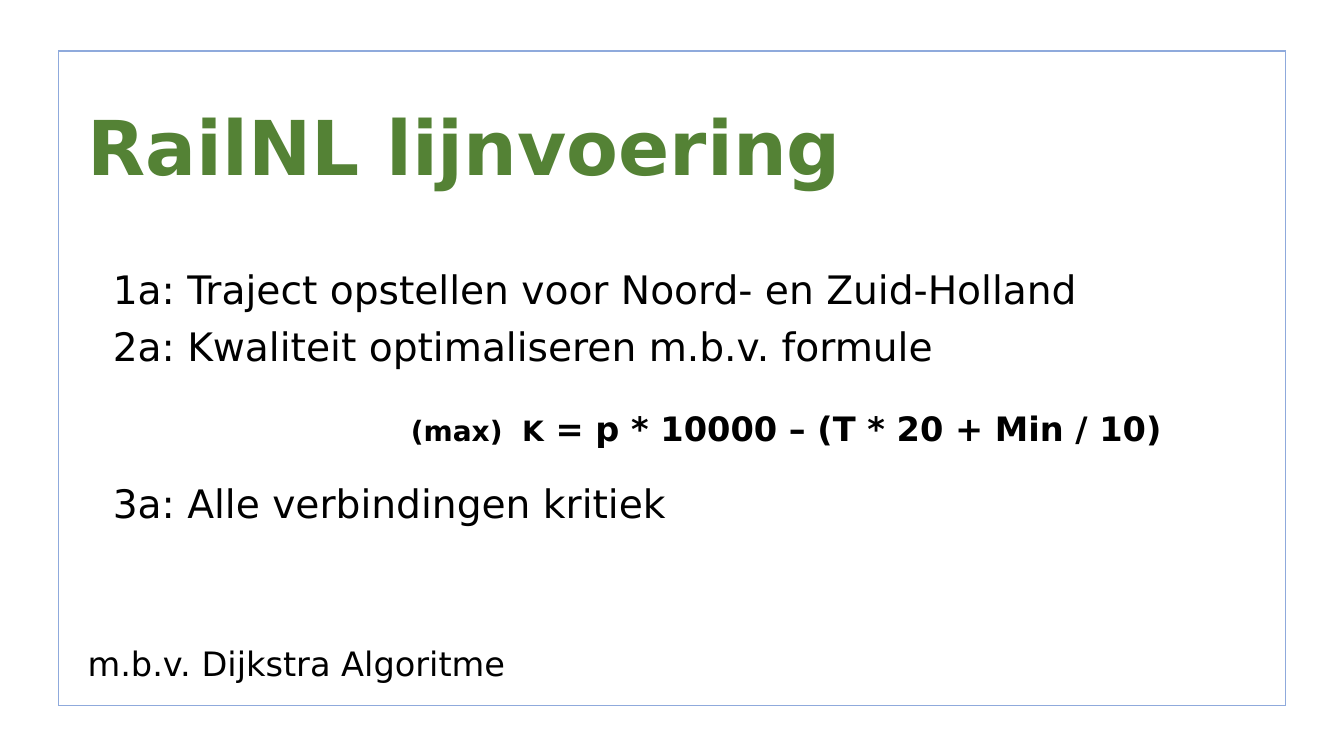
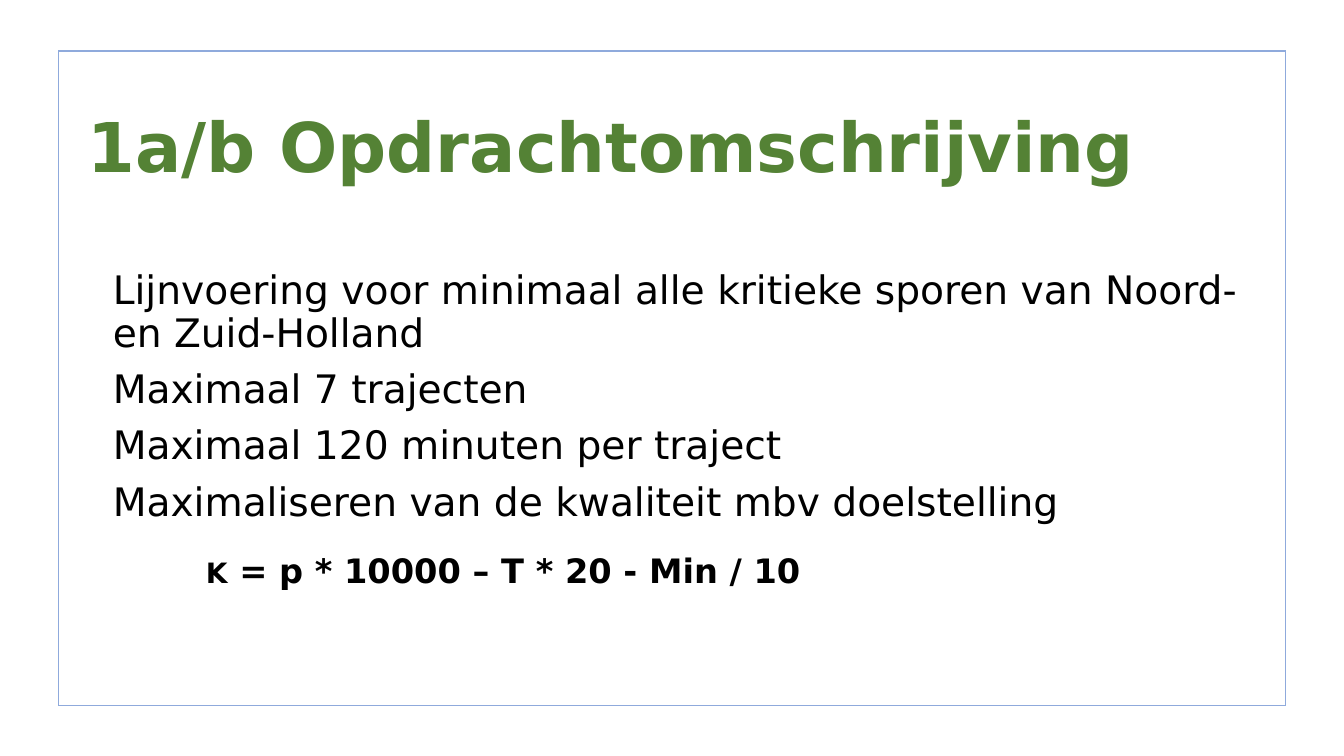
Before and after one commit to lisa259/RailNL, a slide deck: slide 3 of presentaties/Presentation 2.odp. Drawn at 1344x756 pixels with LibreOffice and Linux fonts; fonts in the diff are those of the drawing; background and template pictures are left out. Boxes give left, top, right and bottom in pixels: in the first picture for what was removed or moved away, otherwise in the second. Text is boxed around its words. In the diff, an @@ line names an element or a change of style, - is before the commit and + after.

```diff
--- a/presentaties/Presentation 2.odp
+++ b/presentaties/Presentation 2.odp
@@ title at [88,120,1134,187]: text changed; size 54 to 49 pt @@
-RailNL lijnvoering
+1a/b Opdrachtomschrijving
@@ text at [113,274,1237,524]: text changed @@
-• 1a: Traject opstellen voor Noord- en Zuid-Holland
-• 2a: Kwaliteit optimaliseren m.b.v. formule
-• 3a: Alle verbindingen kritiek
-m.b.v. Dijkstra Algoritme
+• Lijnvoering voor minimaal alle kritieke sporen van Noord- en Zuid-Holland
+• Maximaal 7 trajecten
+• Maximaal 120 minuten per traject
+• Maximaliseren van de kwaliteit mbv doelstelling
@@ text at [206,557,801,590]: text changed @@
-(max) K = p * 10000 – (T * 20 + Min / 10)
+K = p * 10000 – T * 20 - Min / 10
```
Also in this commit, not shown: 2 other slides changed, 15 slides added, 11 slides removed, 4 other files.
